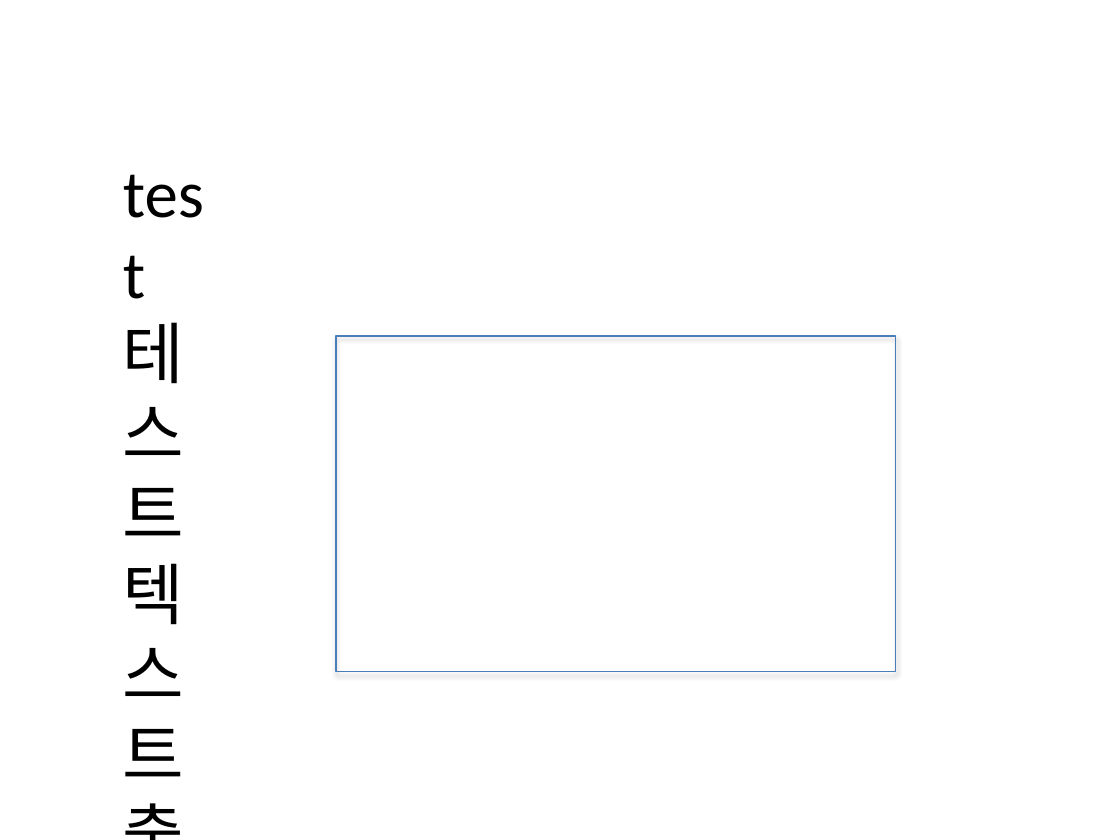
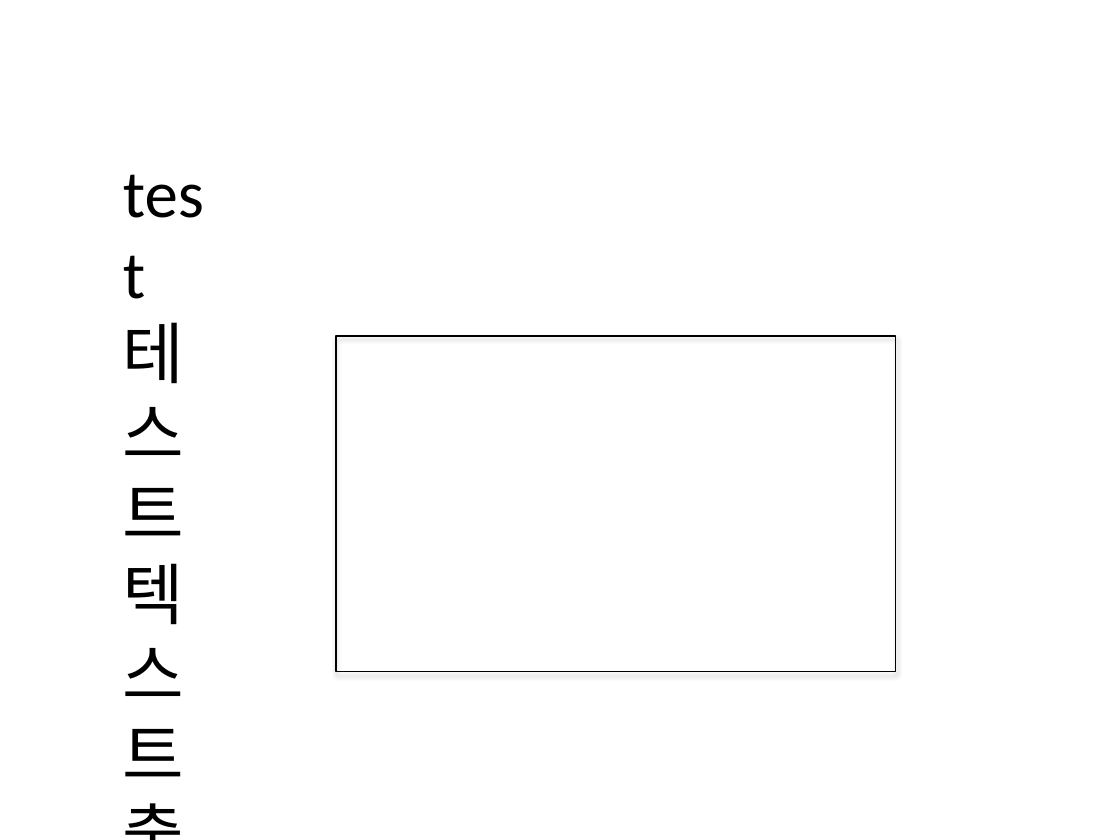
Before and after one commit to eppae/HKcapstone, a slide deck: slide 1 of test.pptx. Drawn at 1120x840 pixels with LibreOffice and Linux fonts; fonts in the diff are those of the drawing. Boxes give left, top, right and bottom in pixels: in the first picture for what was removed or moved away, otherwise in the second. Text is boxed around its words. In the diff, an @@ line names an element or a change of style, - is before the commit and + after.

```diff
--- a/test.pptx
+++ b/test.pptx
@@ rectangle at <box>336,336,896,672</box>: outline #4B7EBC 0.75 pt to #000000 0.75 pt @@
```
Also in this commit, not shown: 1 other file.
